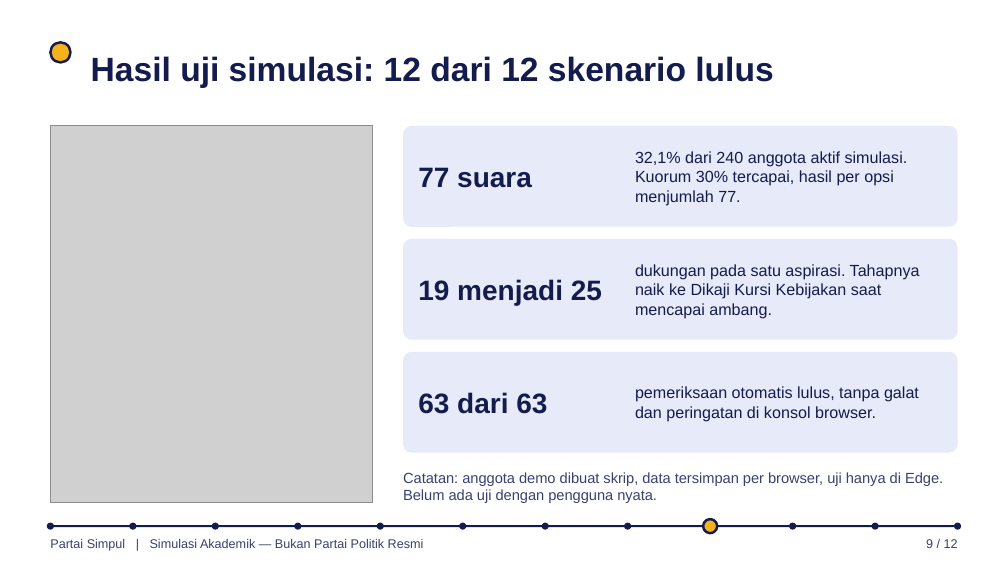
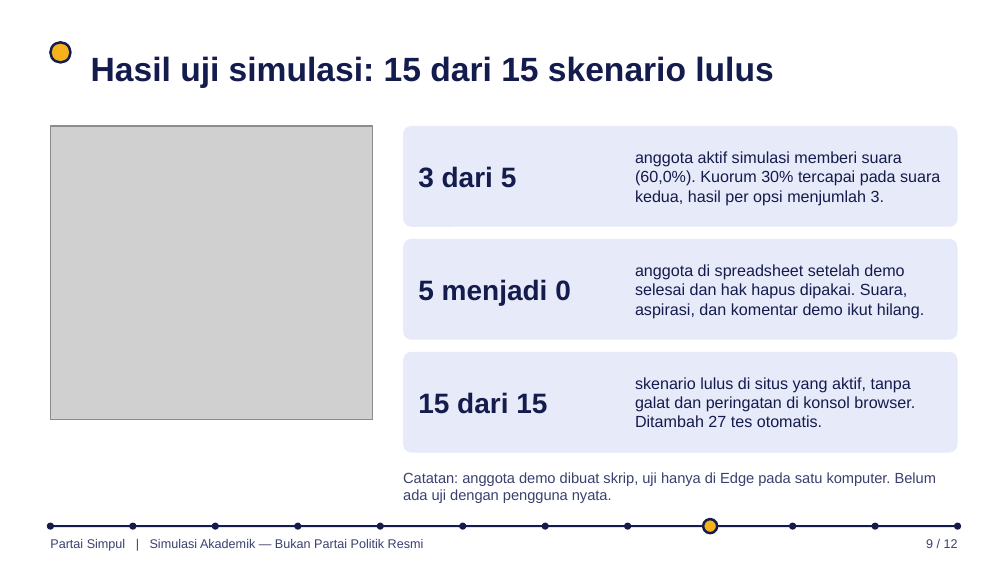
Before and after one commit to yantoww/landing-page-hakem, a slide deck: slide 9 of deliverables/slides/Presentasi-Partai-Simpul.pptx. Drawn at 1008x567 pixels with LibreOffice and Linux fonts; fonts in the diff are those of the drawing; grey boxes stand for pictures. Boxes give left, top, right and bottom in pixels: in the first picture for what was removed or moved away, otherwise in the second. Text is boxed around its words. In the diff, an @@ line names an element or a change of style, - is before the commit and + after.

```diff
--- a/deliverables/slides/Presentasi-Partai-Simpul.pptx
+++ b/deliverables/slides/Presentasi-Partai-Simpul.pptx
@@ text at <box>91,56,773,88</box>: text changed @@
-Hasil uji simulasi: 12 dari 12 skenario lulus
+Hasil uji simulasi: 15 dari 15 skenario lulus
@@ picture: place and size @@
-picture at <box>50,126,373,503</box>
+picture at <box>50,126,373,419</box>
@@ text at <box>418,166,517,188</box>: text changed @@
-77 suara
+3 dari 5
@@ text at <box>635,151,940,206</box>: text changed @@
-32,1% dari 240 anggota aktif simulasi. Kuorum 30% tercapai, hasil per opsi menjumlah 77.
+anggota aktif simulasi memberi suara (60,0%). Kuorum 30% tercapai pada suara kedua, hasil per opsi menjumlah 3.
@@ text at <box>635,264,924,318</box>: text changed @@
-dukungan pada satu aspirasi. Tahapnya naik ke Dikaji Kursi Kebijakan saat mencapai ambang.
+anggota di spreadsheet setelah demo selesai dan hak hapus dipakai. Suara, aspirasi, dan komentar demo ikut hilang.
@@ text at <box>418,279,571,305</box>: text changed @@
-19 menjadi 25
+5 menjadi 0
@@ text at <box>635,377,915,427</box>: text changed @@
-pemeriksaan otomatis lulus, tanpa galat dan peringatan di konsol browser.
+skenario lulus di situs yang aktif, tanpa galat dan peringatan di konsol browser. Ditambah 27 tes otomatis.
@@ text at <box>418,392,547,414</box>: text changed @@
-63 dari 63
+15 dari 15
@@ text at <box>403,472,936,503</box>: text changed @@
-Catatan: anggota demo dibuat skrip, data tersimpan per browser, uji hanya di Edge. Belum ada uji dengan pengguna nyata.
+Catatan: anggota demo dibuat skrip, uji hanya di Edge pada satu komputer. Belum ada uji dengan pengguna nyata.
```
Also in this commit, not shown: 3 other slides changed, 29 other files.
